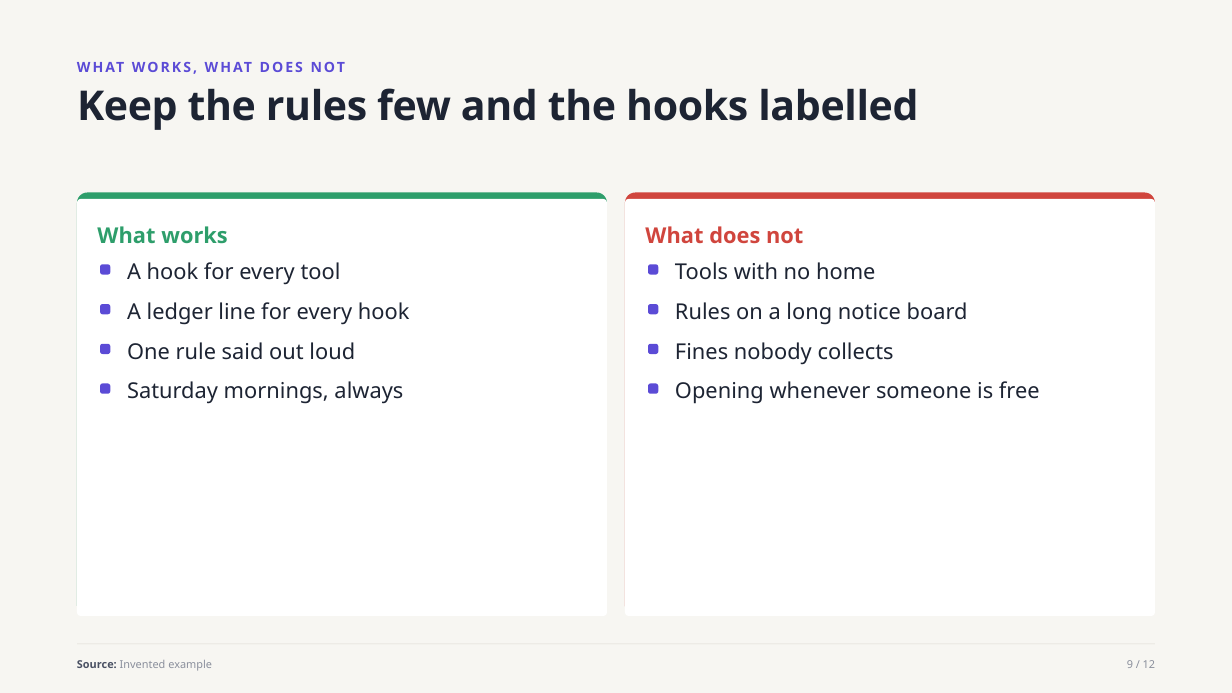
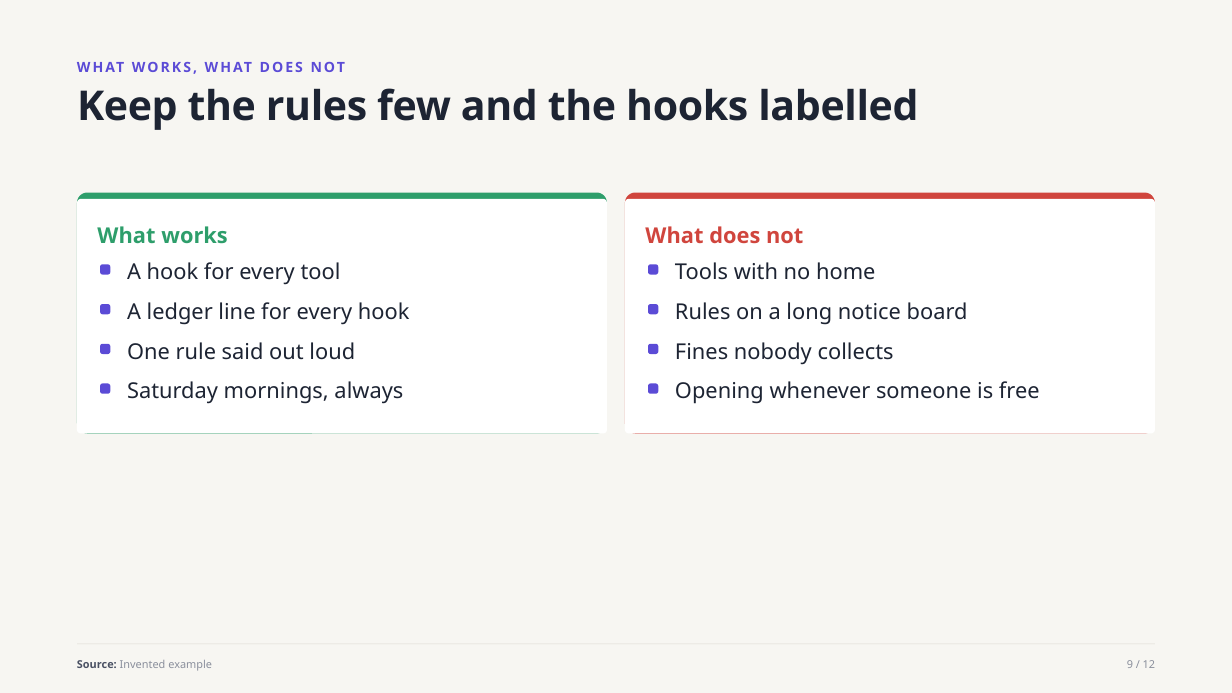
Before and after one commit to witt3rd/publishing, a slide deck: slide 9 of docs/samples/house-style-explainer-v1.pptx. Drawn at 1232x693 pixels with LibreOffice and Linux fonts; fonts in the diff are those of the drawing. Boxes give left, top, right and bottom in pixels: in the first picture for what was removed or moved away, otherwise in the second. Text is boxed around its words. In the diff, an @@ line names an element or a change of style, - is before the commit and + after.

```diff
--- a/docs/samples/house-style-explainer-v1.pptx
+++ b/docs/samples/house-style-explainer-v1.pptx
@@ rounded rectangle: place and size @@
-rounded rectangle at [77,192,607,616]
+rounded rectangle at [77,192,607,433]
@@ rounded rectangle: place and size @@
-rounded rectangle at [77,199,607,616]
+rounded rectangle at [77,199,607,433]
@@ proportions changed in 4 elements at [77,192,607,433], [625,192,1155,433], [77,199,607,433], [625,199,1155,433] @@
@@ rounded rectangle: place and size @@
-rounded rectangle at [625,192,1155,616]
+rounded rectangle at [625,192,1155,433]
@@ rounded rectangle: place and size @@
-rounded rectangle at [625,199,1155,616]
+rounded rectangle at [625,199,1155,433]
```
Also in this commit, not shown: 2 other slides changed, 3 other files.
